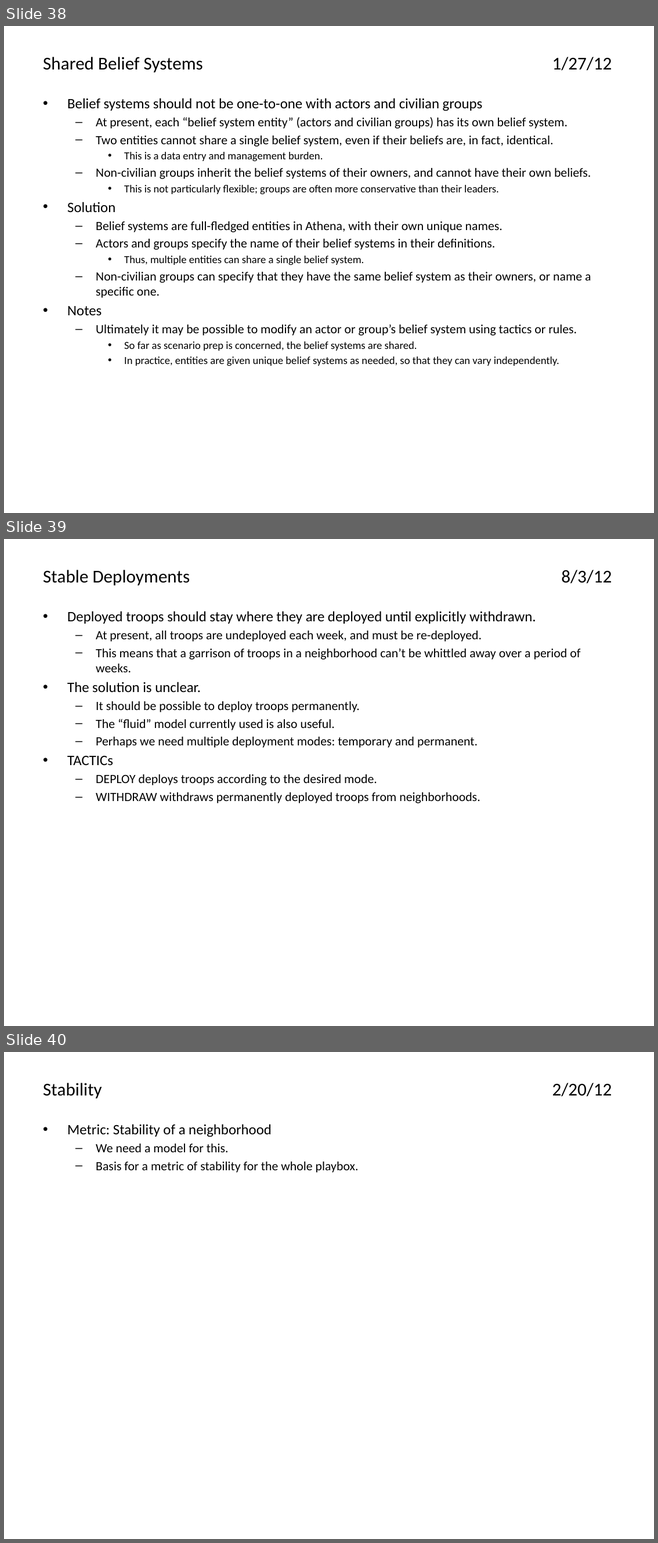
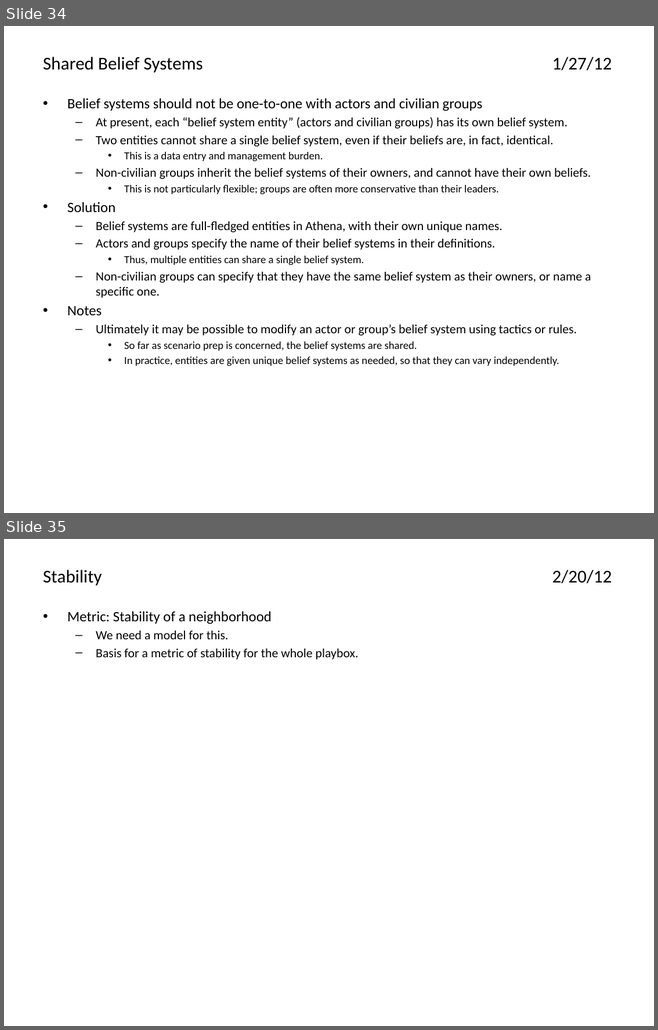
Before and after one commit to AthenaModel/athena-legacy, a slide deck: docs/dev/ideas.pptx. Shown one above the other, each under a label of ours: slides 38, 39 and 40 before the commit, slides 34 and 35 after it. The pictures are 658x1543 and 658x1030 pixels, drawn with LibreOffice and Linux fonts; fonts in the diff are those of the drawing. Boxes give left, top, right and bottom in pixels: in the first picture for what was removed or moved away, otherwise in the second. Text is boxed around its words. In the diff, an @@ line names an element or a change of style, - is before the commit and + after.

```diff
--- a/docs/dev/ideas.pptx
+++ b/docs/dev/ideas.pptx
@@ slide 39 removed at <box>4,539,654,1026</box>, background #FFFFFF @@
@@ title removed at <box>43,570,611,585</box> @@
-Stable Deployments 8/3/12
@@ text removed at <box>67,611,580,803</box> @@
-• Deployed troops should stay where they are deployed until explicitly withdrawn.
-  – At present, all troops are undeployed each week, and must be re-deployed.
-  – This means that a garrison of troops in a neighborhood can’t be whittled away over a period of weeks.
-• The solution is unclear.
-  – It should be possible to deploy troops permanently.
-  – The “fluid” model currently used is also useful.
-  – Perhaps we need multiple deployment modes: temporary and permanent.
-• TACTICs
-  – DEPLOY deploys troops according to the desired mode.
-  – WITHDRAW withdraws permanently deployed troops from neighborhoods.
@@ what was slide 38 is now slide 34 @@
@@ what was slide 40 is now slide 35 @@
```
Also in this commit, not shown: 1 slide changed, 4 other slides removed.
